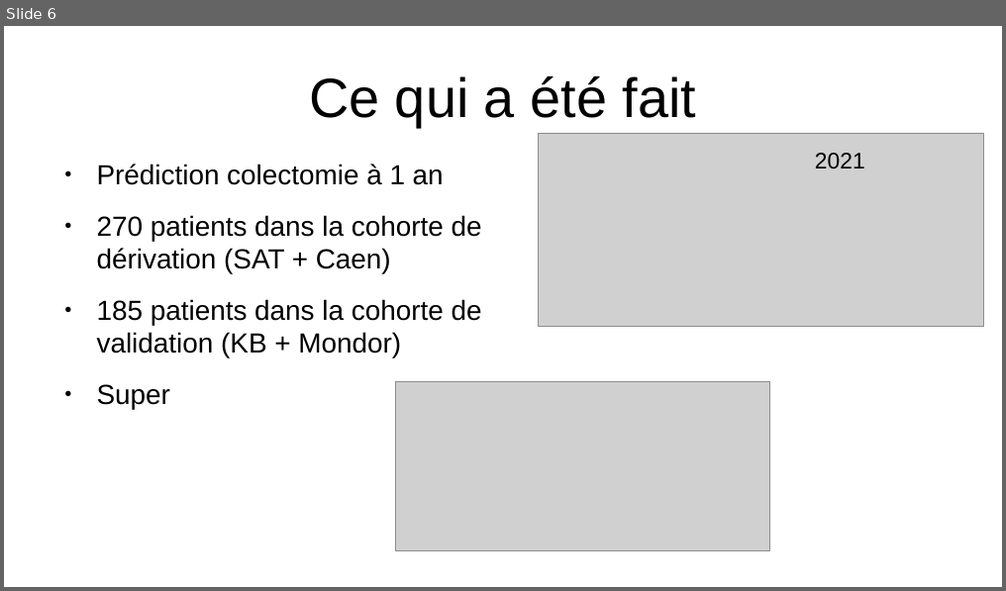
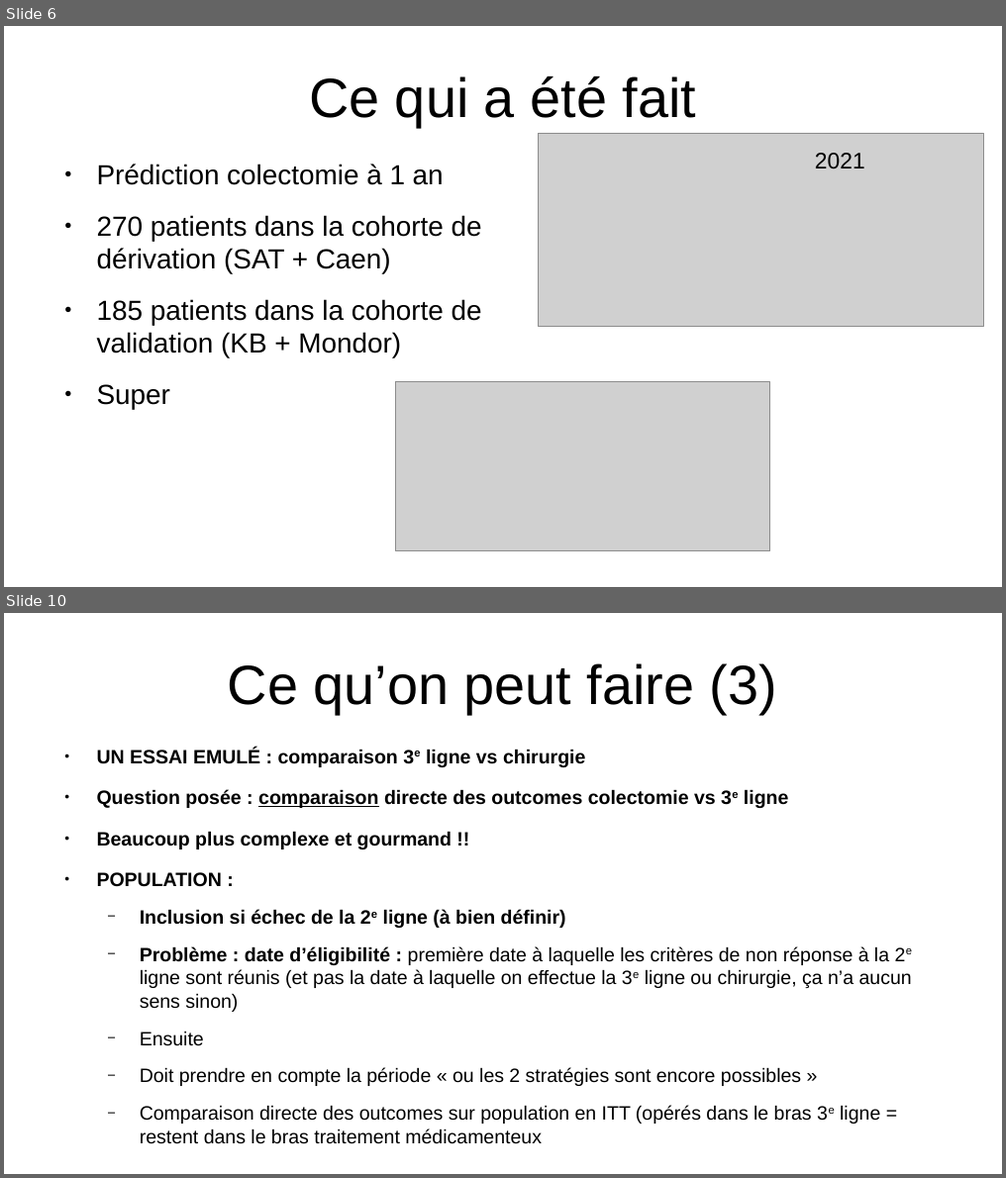
Before and after one commit to thomashusson29/CAG, a slide deck: Documents/diapo.odp. Shown one above the other, each under a label of ours: slide 6 before the commit, slides 6 and 10 after it; the slides between them are not shown. The pictures are 1006x591 and 1006x1178 pixels, drawn with LibreOffice and Linux fonts; fonts in the diff are those of the drawing; grey boxes stand for pictures. Boxes give left, top, right and bottom in pixels: in the first picture for what was removed or moved away, otherwise in the second. Text is boxed around its words. In the diff, an @@ line names an element or a change of style, - is before the commit and + after.

```diff
--- a/Documents/diapo.odp
+++ b/Documents/diapo.odp
@@ slide 10 added at [4, 613, 1002, 1174], background #FFFFFF @@
@@ title added at [228, 663, 777, 714], 44 pt, text #000000 @@
+Ce qu’on peut faire (3)
@@ text added at [97, 749, 912, 1145], 15.4 pt, text #000000 @@
+● UN ESSAI EMULÉ : comparaison 3e ligne vs chirurgie
+● Question posée : comparaison directe des outcomes colectomie vs 3e ligne
+● Beaucoup plus complexe et gourmand !!
+● POPULATION :
+  − Inclusion si échec de la 2e ligne (à bien définir)
+  − Problème : date d’éligibilité : première date à laquelle les critères de non réponse à la 2e ligne sont réunis (et pas la date à laquelle on effectue la 3e ligne ou chirurgie, ça n’a aucun sens sinon)
+  − Ensuite
+  − Doit prendre en compte la période « ou les 2 stratégies sont encore possibles »
+  − Comparaison directe des outcomes sur population en ITT (opérés dans le bras 3e ligne = restent dans le bras traitement médicamenteux
```
Also in this commit, not shown: 2 slides changed, 1 other slide added, 1 other file.
